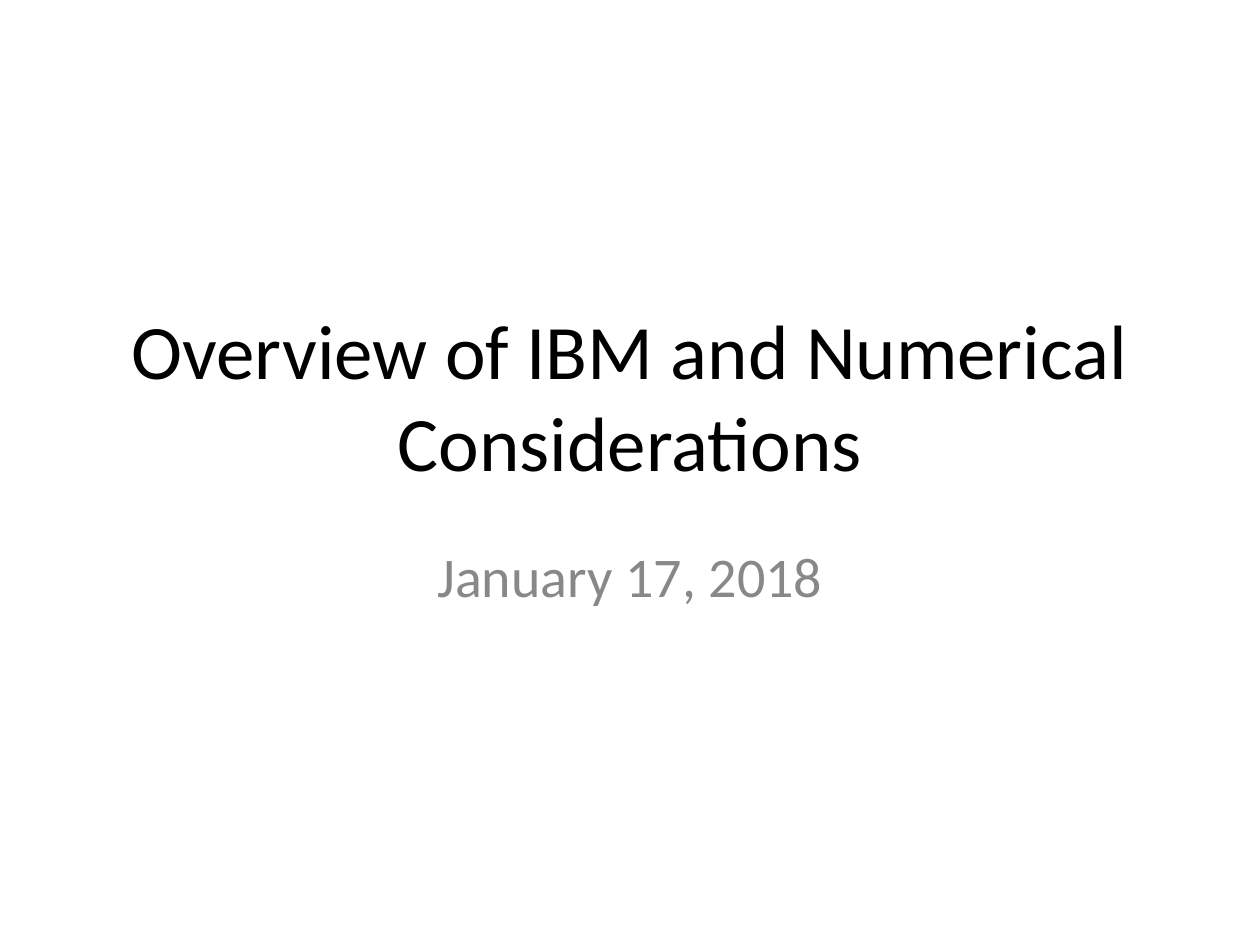
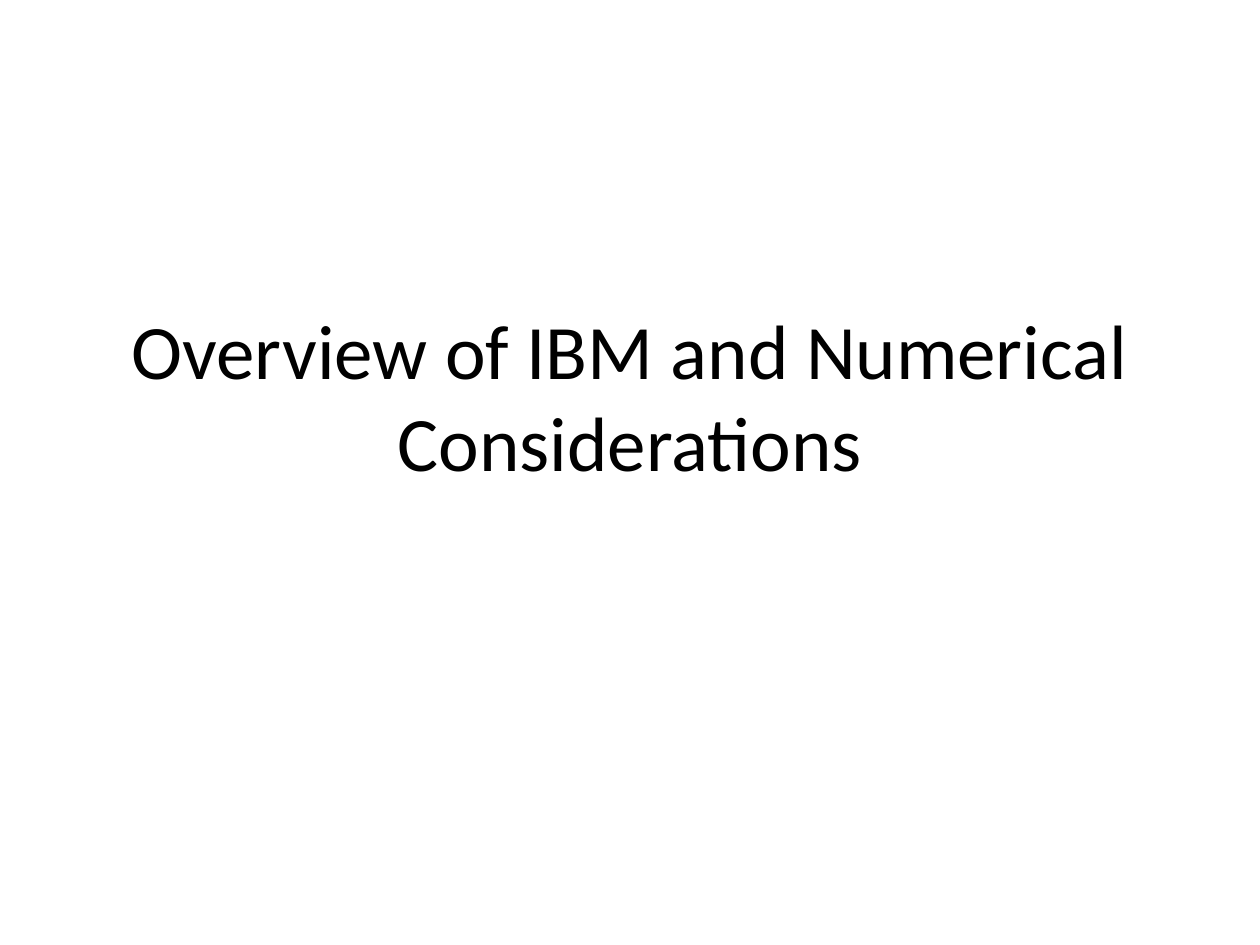
Before and after one commit to fairyflies9/IBAMR-Tutorials, a slide deck: slide 1 of IBAMR Lectures/Lecture 2 - Overview of IBM and Numerical Considerations.pptx. Drawn at 1260x945 pixels with LibreOffice and Linux fonts; fonts in the diff are those of the drawing. Boxes give left, top, right and bottom in pixels: in the first picture for what was removed or moved away, otherwise in the second. Text is boxed around its words. In the diff, an @@ line names an element or a change of style, - is before the commit and + after.

```diff
--- a/IBAMR Lectures/Lecture 2 - Overview of IBM and Numerical Considerations.pptx
+++ b/IBAMR Lectures/Lecture 2 - Overview of IBM and Numerical Considerations.pptx
@@ subtitle removed at [437, 559, 823, 606] @@
-January 17, 2018
```
Also in this commit, not shown: 4 other slides changed, 5 other files.
